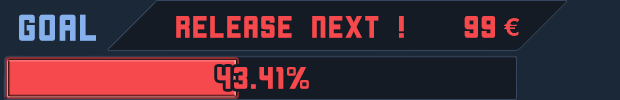
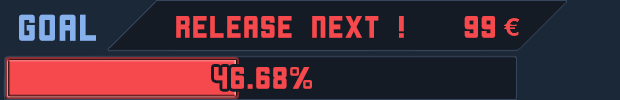
Two versions of the same layered image (620 x 100). Layer-by-layer changes:
renamed "43.41%" to "46.68%", painted on it over bbox(214, 67, 312, 89)
